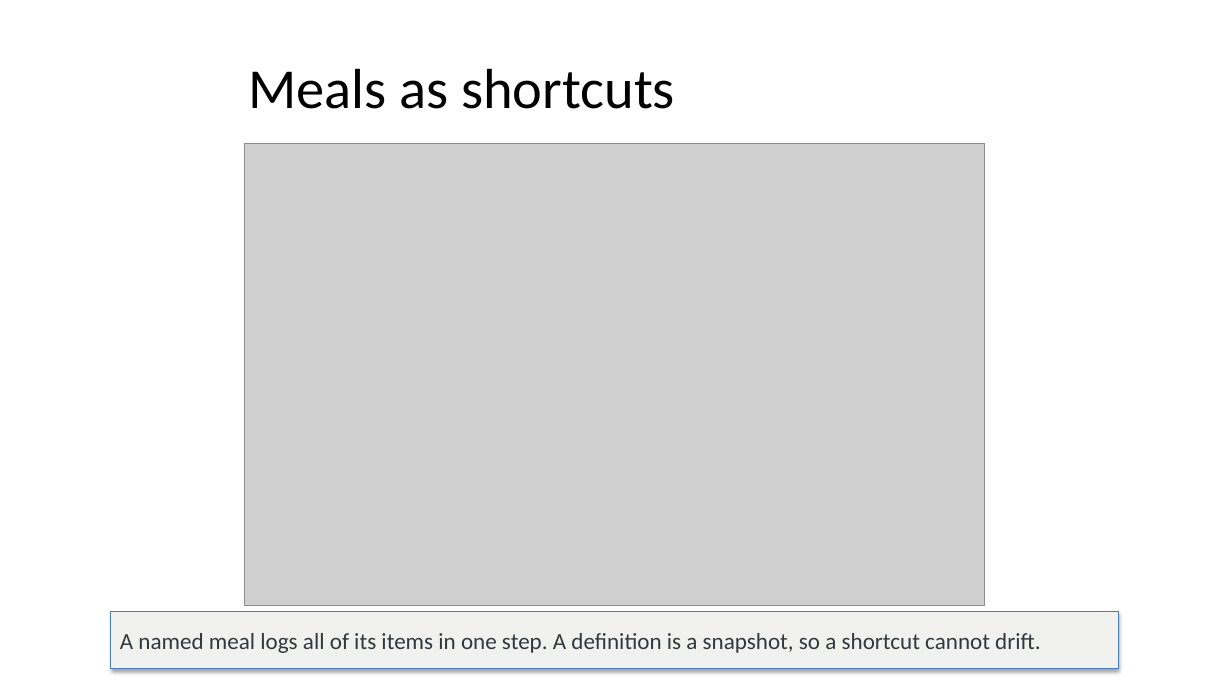
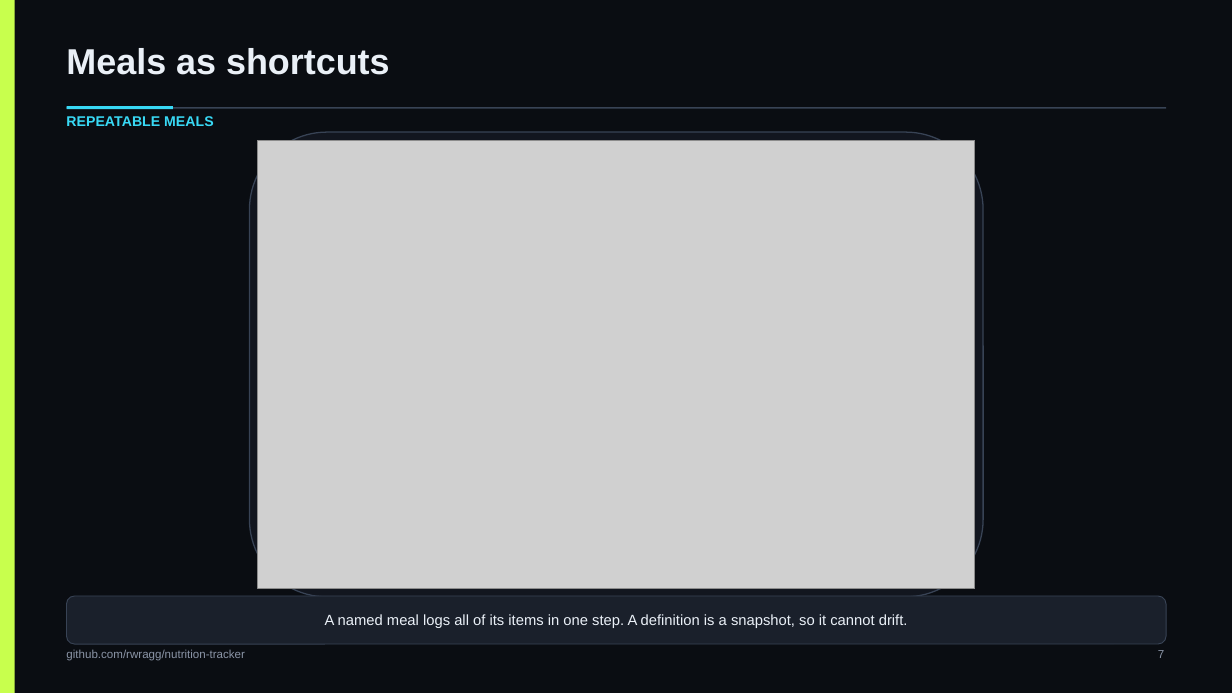
Before and after one commit to rwragg/nutrition-tracker, a slide deck: slide 7 of docs/deck/Nutrition-Tracker-Deck.pptx. Drawn at 1232x693 pixels with LibreOffice and Linux fonts; fonts in the diff are those of the drawing; grey boxes stand for pictures. Boxes give left, top, right and bottom in pixels: in the first picture for what was removed or moved away, otherwise in the second. Text is boxed around its words. In the diff, an @@ line names an element or a change of style, - is before the commit and + after.

Commit message:
deck: rebuild on the app's own colours and one 16:9 grid
Replaces the default-layout build with docs/deck/build_deck.py, which reads --ink, --volt, --cyan,
--violet, --ember, --text and --hairline out of frontend/app/globals.css and lays every page out on
the same geometry: title band, rule, content frame, caption band, footer and slide number in the
same place on all 15 pages, one fixed frame for every screenshot, and a spine down the left edge.

Fixes what the renders caught: bullets running off the bottom of the body area, shape text losing
its colour after the first paragraph, box lines centred inconsistently, and screenshots with no
visible edge against a dark slide. build_deck.py now refuses shapes that fall outside the page, so
that class of defect fails the build instead of the review.

deck.json is gone — the builder is the single source of truth.

```diff
--- a/docs/deck/Nutrition-Tracker-Deck.pptx
+++ b/docs/deck/Nutrition-Tracker-Deck.pptx
@@ background #FFFFFF to #0A0D12 @@
@@ rectangle added at (x1=0, y1=0, x2=15, y2=693), fill #C8FF4D @@
@@ text "Meals as shortcuts" moved from (x1=248, y1=68, x2=675, y2=109) to (x1=66, y1=48, x2=390, y2=75) @@
@@ text "Meals as shortcuts" at (x1=66, y1=48, x2=390, y2=75): size 44 to 28 pt, font Calibri to Arial, text colour #000000 to #EAF0F7, bold on; alignment centre to left; vertical alignment middle to top @@
@@ text added at (x1=66, y1=116, x2=213, y2=126), 11 pt, text #38D9F5, bold @@
+REPEATABLE MEALS
@@ rectangle added at (x1=67, y1=107, x2=1166, y2=109), fill #384355 @@
@@ rectangle added at (x1=67, y1=106, x2=173, y2=109), fill #38D9F5 @@
@@ rounded rectangle added at (x1=250, y1=132, x2=983, y2=597), fill #12161F, outline #384355 1 pt @@
@@ picture resized from (x1=245, y1=143, x2=984, y2=605) to (x1=258, y1=140, x2=975, y2=589) @@
@@ rounded rectangle "A named meal logs all ..." resized from (x1=111, y1=612, x2=1118, y2=669) to (x1=67, y1=596, x2=1166, y2=644) @@
@@ rounded rectangle "A named meal logs all ..." at (x1=67, y1=596, x2=1166, y2=644): rectangle to rounded rectangle; fill #F1F2EF to #1A202B; outline #4B7EBC 0.75 pt to #384355 0.75 pt; shadow off @@
@@ text in rounded rectangle at (x1=325, y1=614, x2=908, y2=628): text changed; size 18 to 11.5 pt; font Calibri to Arial; text colour #33383D to #EAF0F7 @@
-A named meal logs all of its items in one step. A definition is a snapshot, so a shortcut cannot drift.
+A named meal logs all of its items in one step. A definition is a snapshot, so it cannot drift.
@@ text "github.com/rwragg/nutrition-tracker" moved from (x1=347, y1=668, x2=577, y2=671) to (x1=66, y1=649, x2=244, y2=661) @@
@@ text "github.com/rwragg/nutrition-tracker" at (x1=66, y1=649, x2=244, y2=661): size 12 to 9 pt, font Calibri to Arial, text colour #8C8C8C to #8B95A7; alignment centre to left; vertical alignment middle to top @@
@@ text "7" moved from (x1=861, y1=668, x2=869, y2=671) to (x1=1158, y1=650, x2=1164, y2=658) @@
@@ text "7" at (x1=1158, y1=650, x2=1164, y2=658): size 12 to 9 pt, font Calibri to Arial, text colour #8C8C8C to #8B95A7; vertical alignment middle to top @@
```
Also in this commit, not shown: 14 other slides changed, 4 other files.
